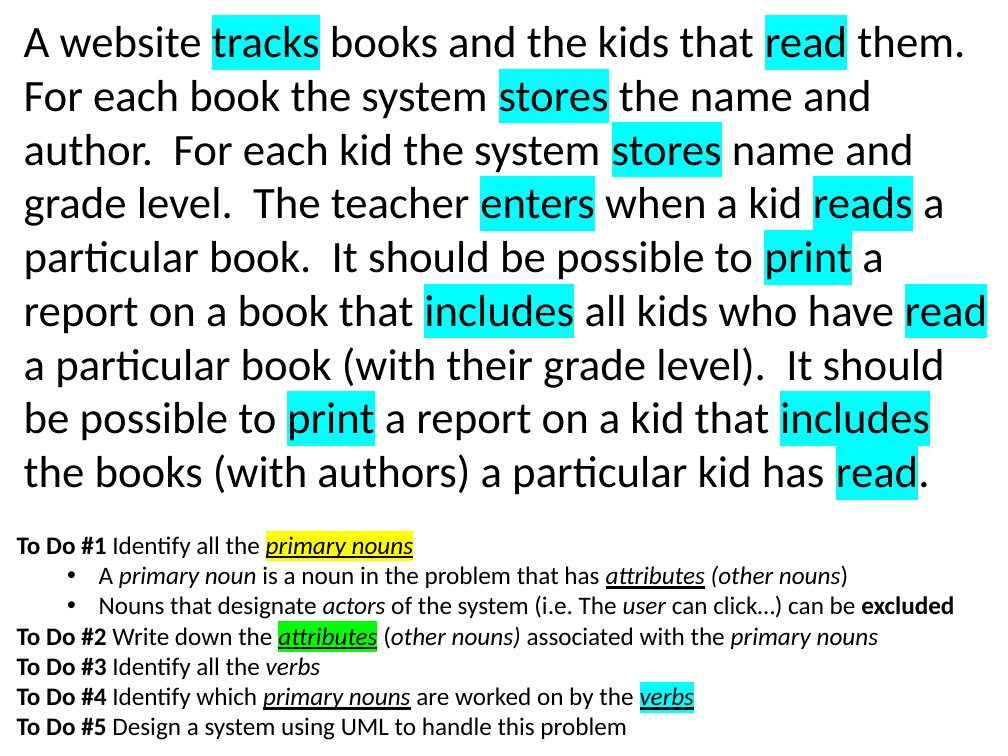
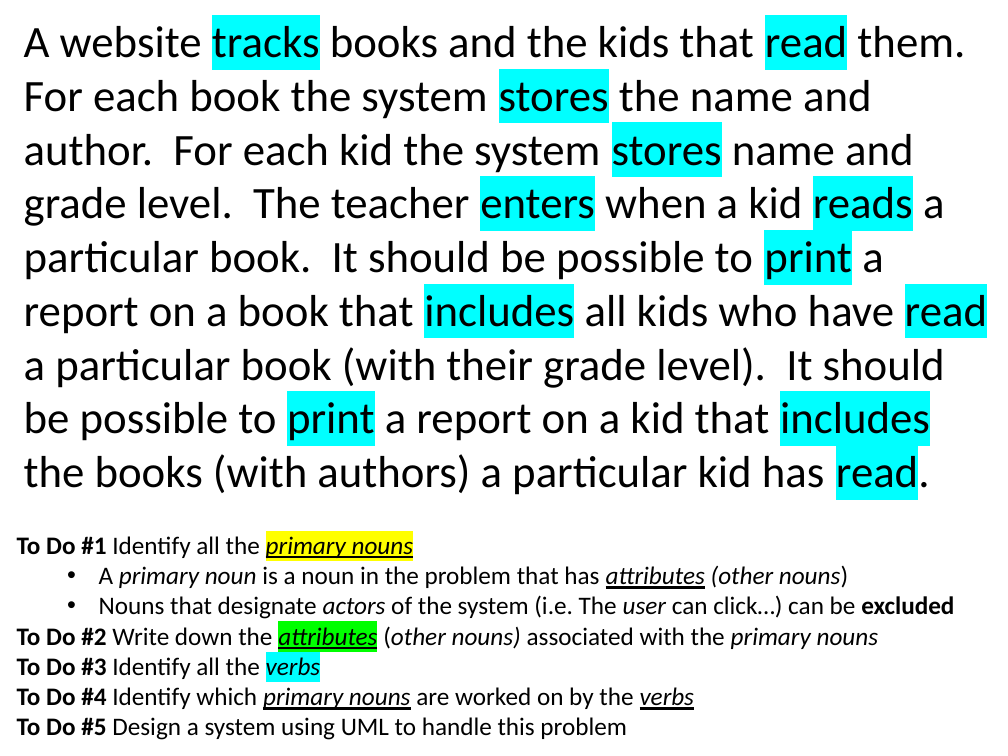
Before and after one commit to RHIT-CSSE/csse220, a slide deck: slide 19 of ClassMaterials/SETechniques/Slides/Part4-SETechniques-BookTrackerProblem.pptx (slide 8 before the commit). Drawn at 1008x756 pixels with LibreOffice and Linux fonts; fonts in the diff are those of the drawing. Boxes give left, top, right and bottom in pixels: in the first picture for what was removed or moved away, otherwise in the second. Text is boxed around its words. In the diff, an @@ line names an element or a change of style, - is before the commit and + after.

Commit message:
updates slides for SETechniques making the text analysis easier to show

```diff
--- a/ClassMaterials/SETechniques/Slides/Part4-SETechniques-BookTrackerProblem.pptx
+++ b/ClassMaterials/SETechniques/Slides/Part4-SETechniques-BookTrackerProblem.pptx
@@ text at (x1=17, y1=654, x2=695, y2=710): highlight none to #00FFFF, highlight #00FFFF to none in "verbs" @@
```
Also in this commit, not shown: 11 other slides changed, 11 slides added, 3 other files.
